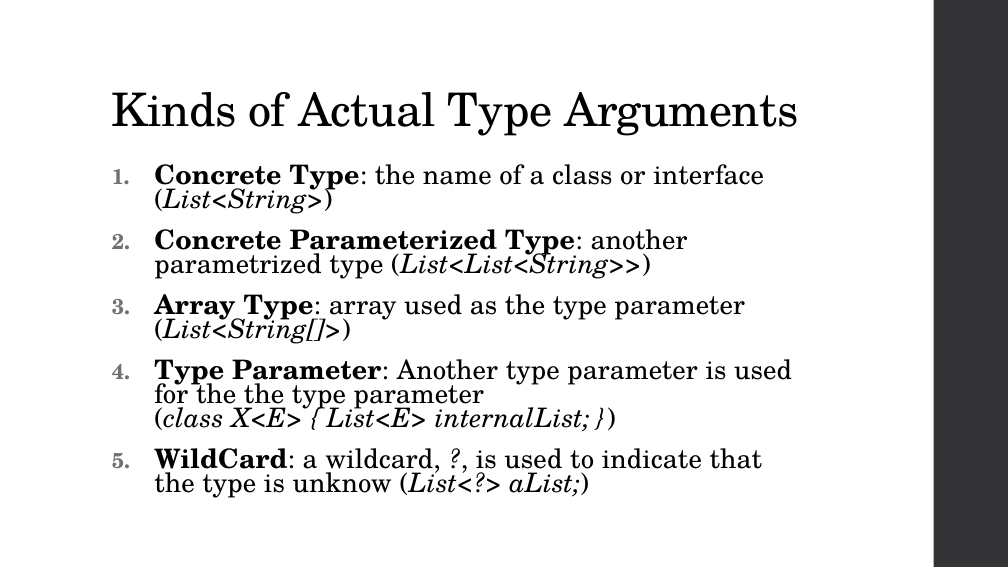
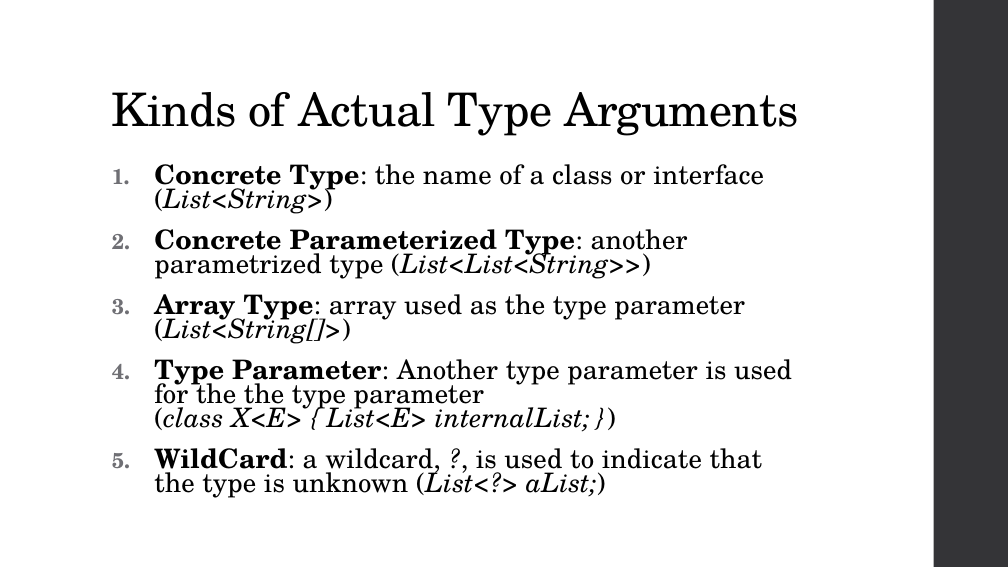
Before and after one commit to zarthur/CSCC-Fundamentals-Android-Notes, a slide deck: slide 10 of week_12/week_12.pptx. Drawn at 1008x567 pixels with LibreOffice and Linux fonts; fonts in the diff are those of the drawing. Boxes give left, top, right and bottom in pixels: in the first picture for what was removed or moved away, otherwise in the second. Text is boxed around its words. In the diff, an @@ line names an element or a change of style, - is before the commit and + after.

```diff
--- a/week_12/week_12.pptx
+++ b/week_12/week_12.pptx
@@ text at (154,448,762,498): text changed @@
-5. WildCard: a wildcard, ?, is used to indicate that the type is unknow (List<?> aList;)
+5. WildCard: a wildcard, ?, is used to indicate that the type is unknown (List<?> aList;)
```
Also in this commit, not shown: 2 other slides changed, 1 other file.
